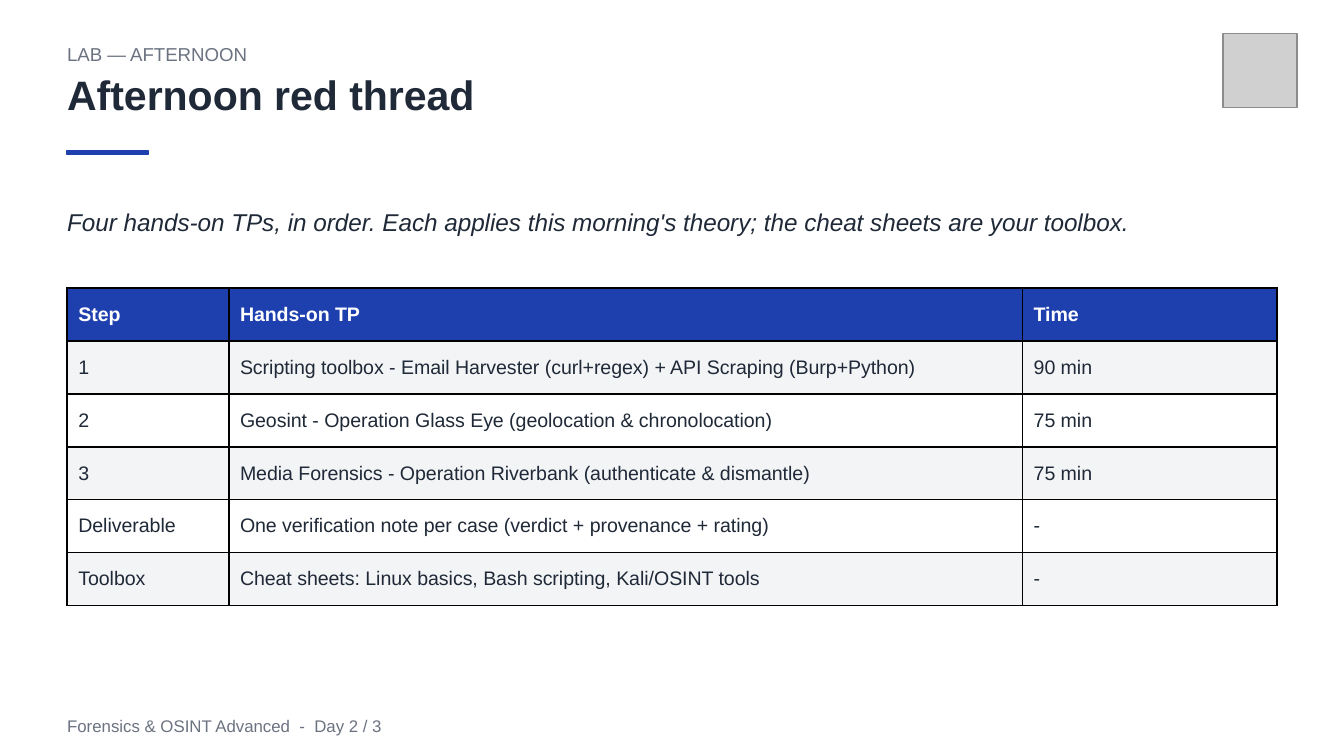
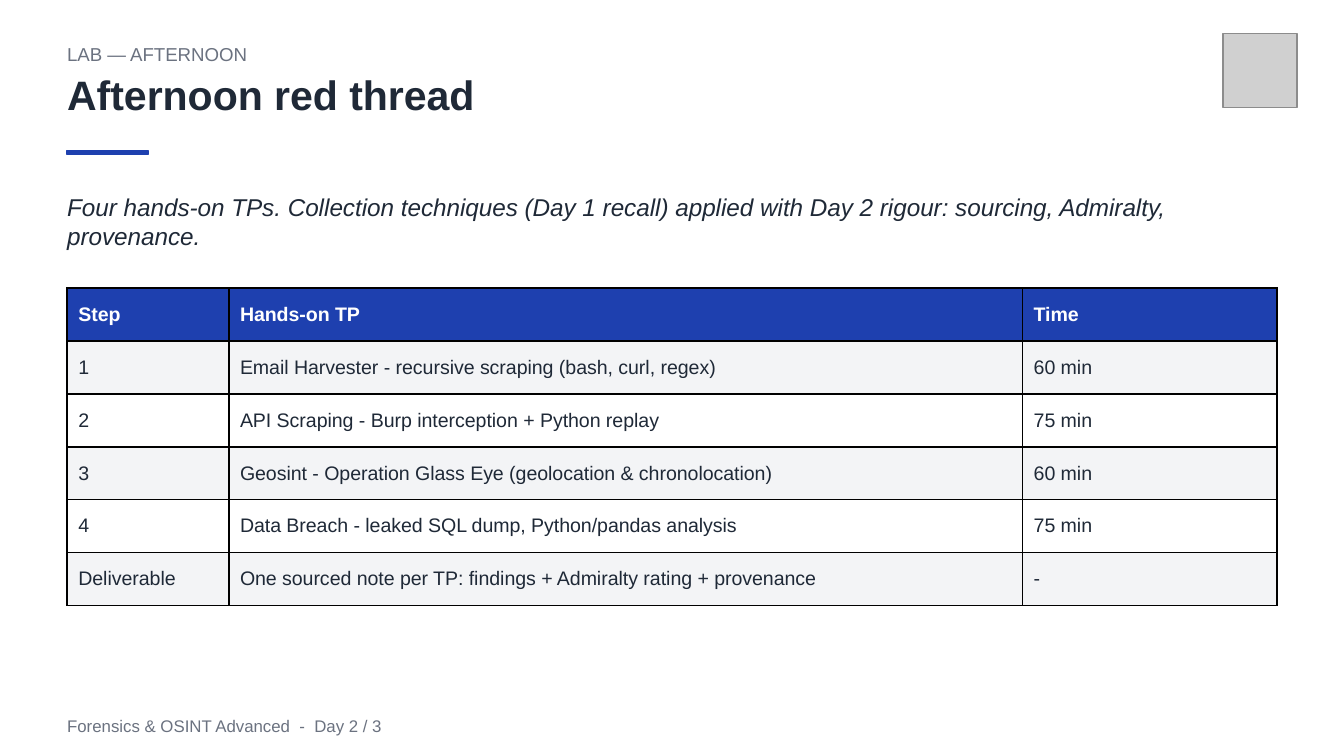
Before and after one commit to clemdepernet/osint-advanced-labs, a slide deck: slide 28 of Day_2/Day_2_Source_Reliability_And_Media_Forensics.pptx. Drawn at 1344x756 pixels with LibreOffice and Linux fonts; fonts in the diff are those of the drawing; grey boxes stand for pictures. Boxes give left, top, right and bottom in pixels: in the first picture for what was removed or moved away, otherwise in the second. Text is boxed around its words. In the diff, an @@ line names an element or a change of style, - is before the commit and + after.

```diff
--- a/Day_2/Day_2_Source_Reliability_And_Media_Forensics.pptx
+++ b/Day_2/Day_2_Source_Reliability_And_Media_Forensics.pptx
@@ text at (67,198,1165,250): text changed @@
-Four hands-on TPs, in order. Each applies this morning's theory; the cheat sheets are your toolbox.
+Four hands-on TPs. Collection techniques (Day 1 recall) applied with Day 2 rigour: sourcing, Admiralty, provenance.
@@ table at (67,288,1277,605) @@
-row 2, column 2: Scripting toolbox - Email Harvester (curl+regex) + API Scraping (Burp+Python)
+row 2, column 2: Email Harvester - recursive scraping (bash, curl, regex)
-row 2, column 3: 90 min
+row 2, column 3: 60 min
-row 3, column 2: Geosint - Operation Glass Eye (geolocation & chronolocation)
+row 3, column 2: API Scraping - Burp interception + Python replay
-row 4, column 2: Media Forensics - Operation Riverbank (authenticate & dismantle)
+row 4, column 2: Geosint - Operation Glass Eye (geolocation & chronolocation)
-row 4, column 3: 75 min
+row 4, column 3: 60 min
-row 5: Deliverable | One verification note per case (verdict + provenance + rating) | -
+row 5: 4 | Data Breach - leaked SQL dump, Python/pandas analysis | 75 min
-row 6, column 1: Toolbox
+row 6, column 1: Deliverable
-row 6, column 2: Cheat sheets: Linux basics, Bash scripting, Kali/OSINT tools
+row 6, column 2: One sourced note per TP: findings + Admiralty rating + provenance
```
Also in this commit, not shown: 7 other slides changed, 1 slide added, 1 other file.
